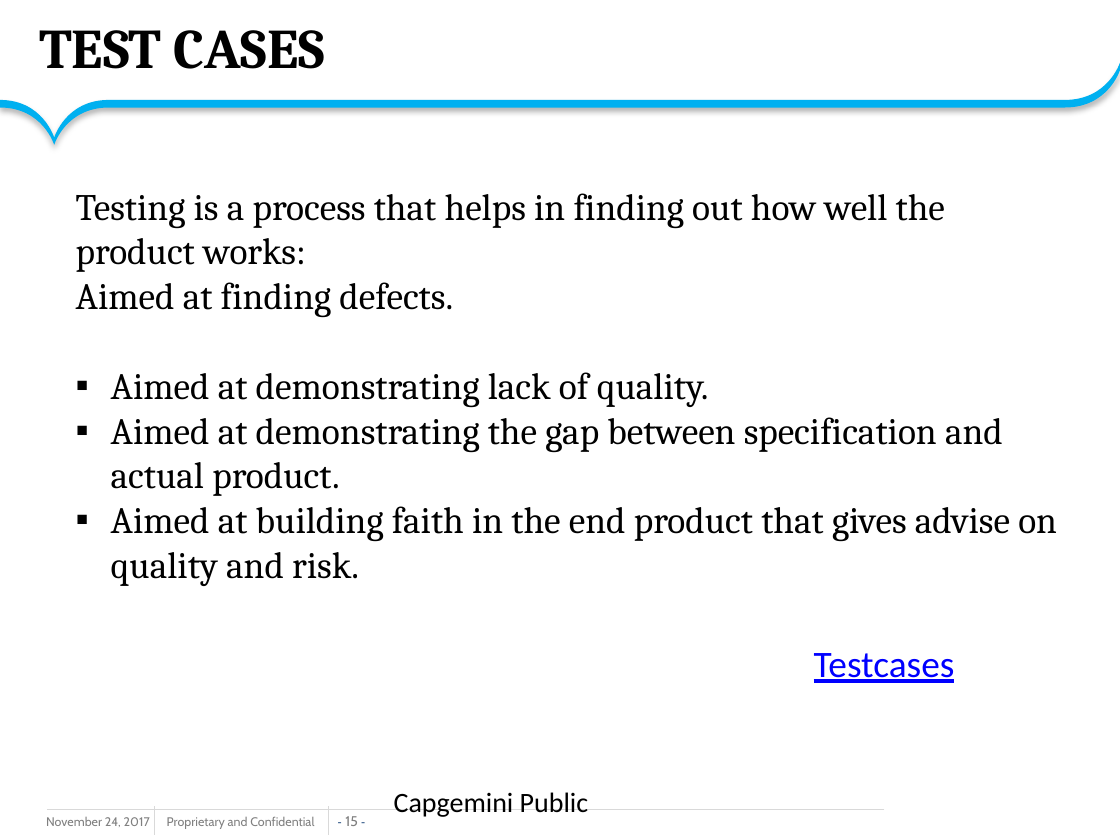
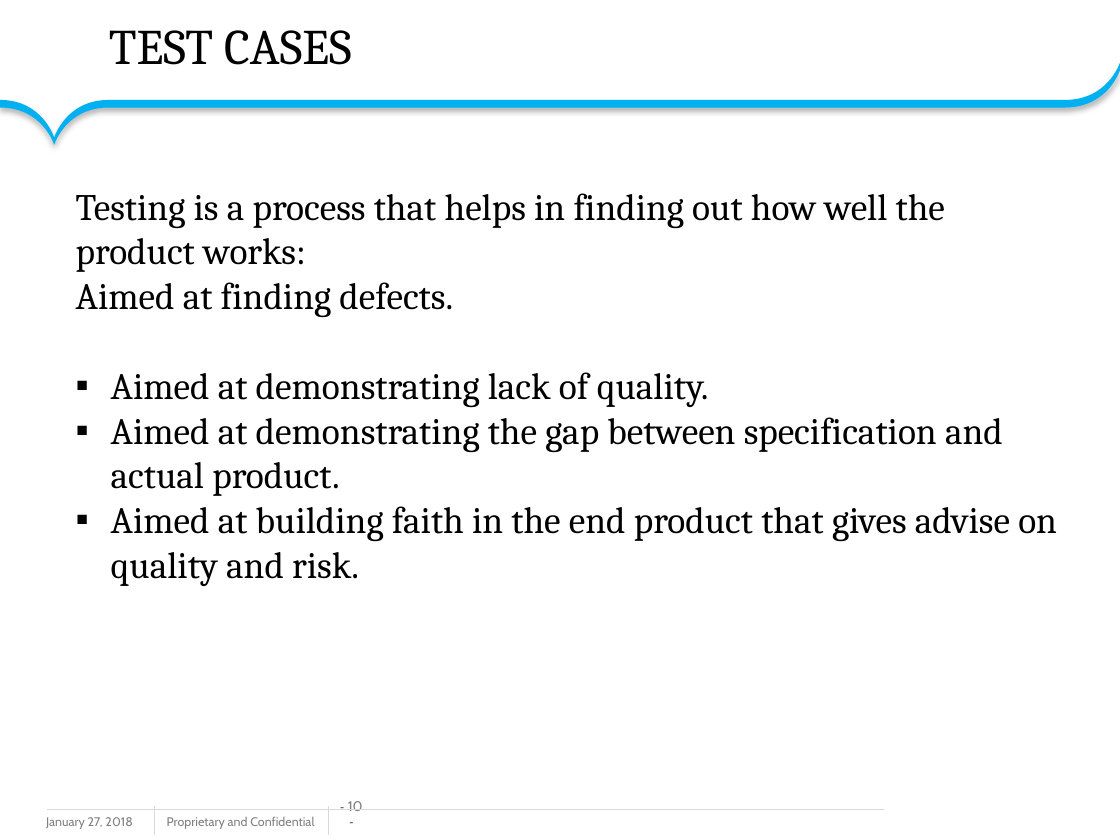
Before and after one commit to amolhadkar71/sssssssss, a slide deck: slide 10 of GroupB_HBMS_ppt.pptx (slide 15 before the commit). Drawn at 1120x840 pixels with LibreOffice and Linux fonts; fonts in the diff are those of the drawing; background and template pictures are left out. Boxes give left, top, right and bottom in pixels: in the first picture for what was removed or moved away, otherwise in the second. Text is boxed around its words. In the diff, an @@ line names an element or a change of style, - is before the commit and + after.

```diff
--- a/GroupB_HBMS_ppt.pptx
+++ b/GroupB_HBMS_ppt.pptx
@@ text "TEST CASES": place and size @@
-text "TEST CASES" at <box>39,30,326,69</box>
+text "TEST CASES" at <box>109,30,352,65</box>
@@ text "TEST CASES" at <box>109,30,352,65</box>: size 36 to 32 pt, bold off @@
@@ text removed at <box>814,653,955,683</box> @@
-Testcases
@@ page number at <box>348,801,363,811</box>: text changed @@
-- 15 -
+- 10 -
@@ text removed at <box>394,792,588,817</box> @@
-Capgemini Public
@@ text at <box>46,817,132,829</box>: text changed @@
-November 24, 2017
+January 27, 2018
```
Also in this commit, not shown: 12 other slides changed, 13 slides added, 9 slides removed.
